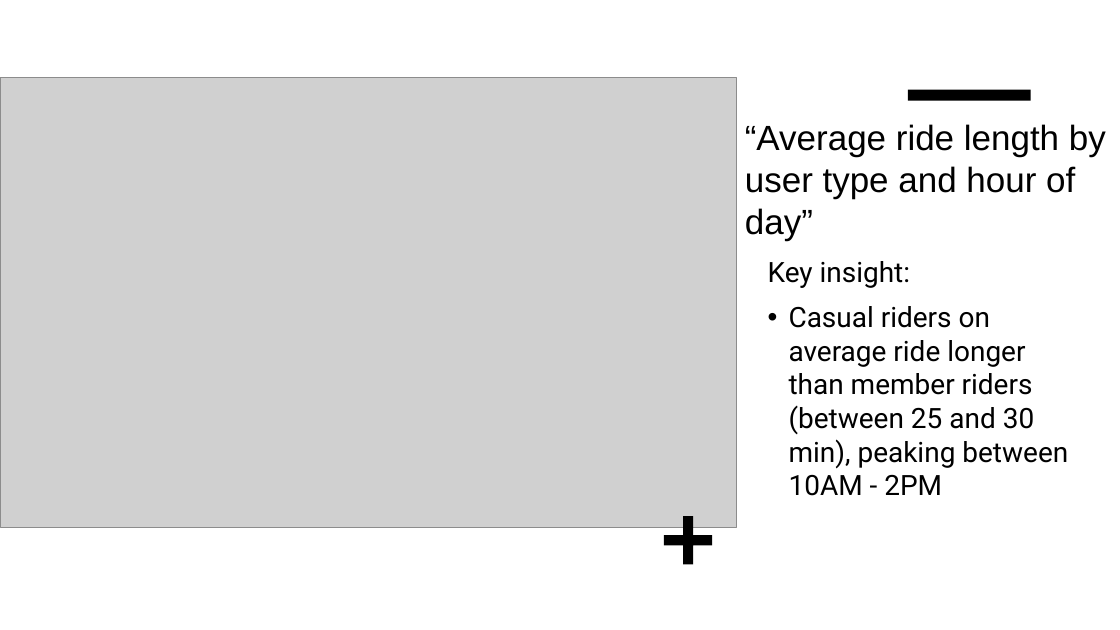
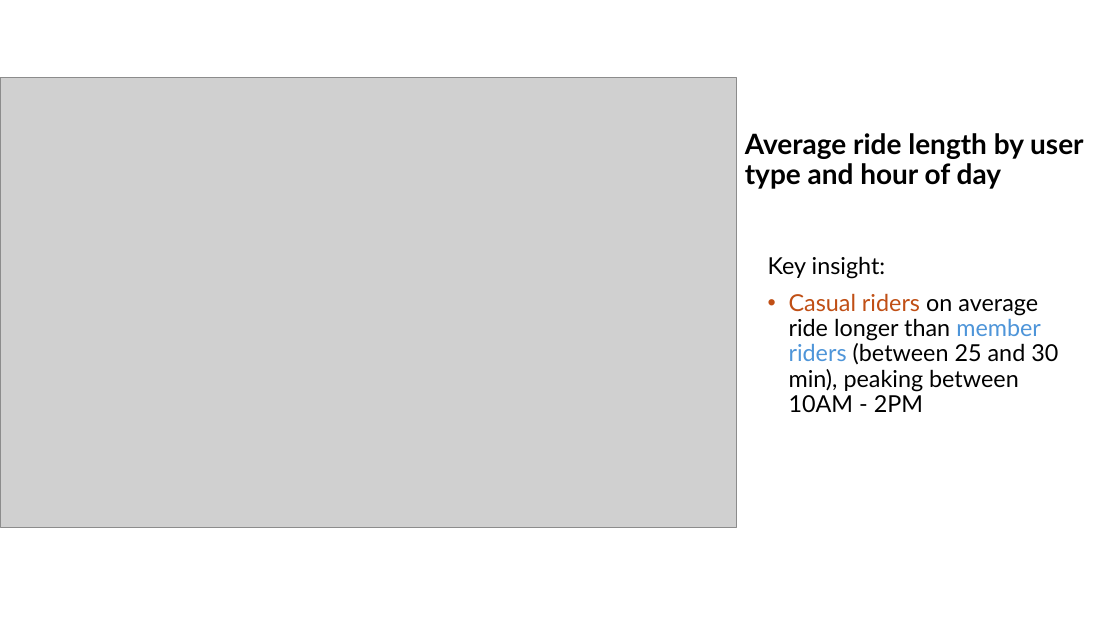
Before and after one commit to aruzhanKar/-Cyclistic-bike-share-analysis-case-study-, a slide deck: slide 6 of Cyclistic visualizations .pptx. Drawn at 1120x630 pixels with LibreOffice and Linux fonts; fonts in the diff are those of the drawing; grey boxes stand for pictures. Boxes give left, top, right and bottom in pixels: in the first picture for what was removed or moved away, otherwise in the second. Text is boxed around its words. In the diff, an @@ line names an element or a change of style, - is before the commit and + after.

```diff
--- a/Cyclistic visualizations .pptx
+++ b/Cyclistic visualizations .pptx
@@ rectangle removed at (0,0,1120,630) @@
@@ rectangle removed at (566,101,1078,630) @@
@@ title "Average ride length by user ..." at (745,133,1083,189): vertical alignment top to middle @@
@@ rectangle removed at (908,90,1031,101) @@
@@ title at (745,133,1083,189): text changed; size 30 to 24 pt; font Arial to Lato; bold on @@
-“Average ride length by user type and hour of day”
+Average ride length by user type and hour of day
@@ text "Key insight:" at (768,256,1058,412): size 24 to 20 pt, font Roboto to Lato; text colour #000000 to #C04F15 in "Casual riders"; text colour #000000 to #4E95D9 in "member riders"; line spacing 1 to 0.9 @@
@@ plus removed at (665,516,712,564) @@
```
Also in this commit, not shown: 14 other slides changed.
